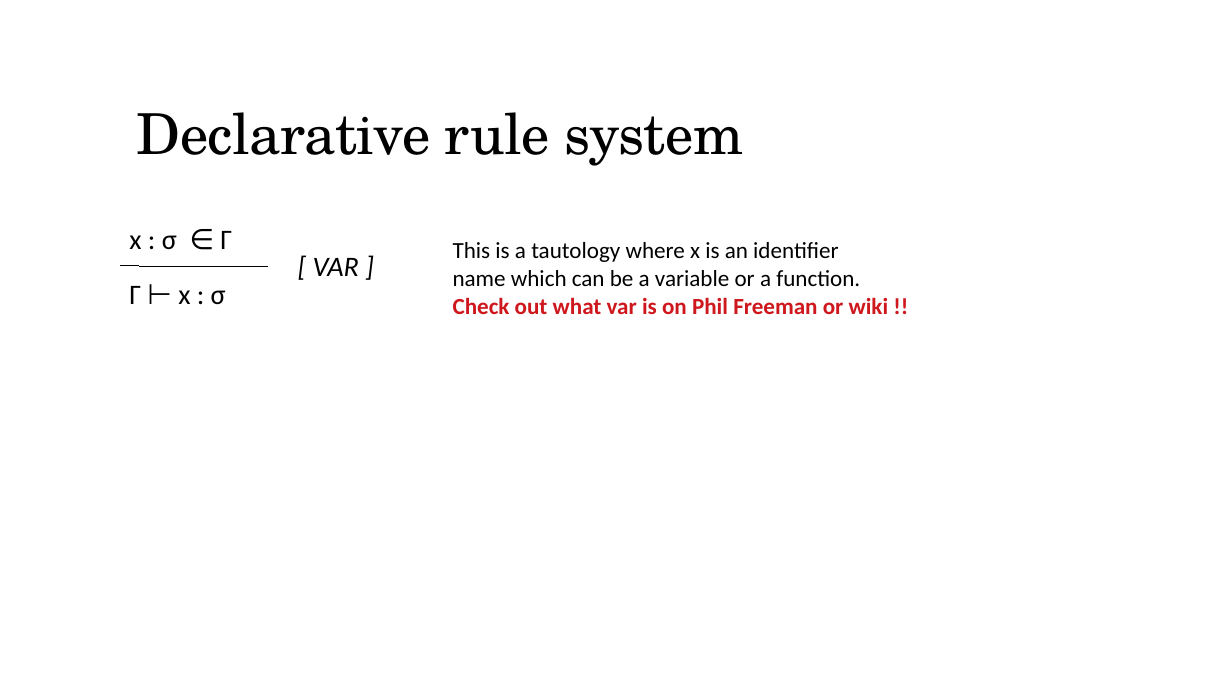
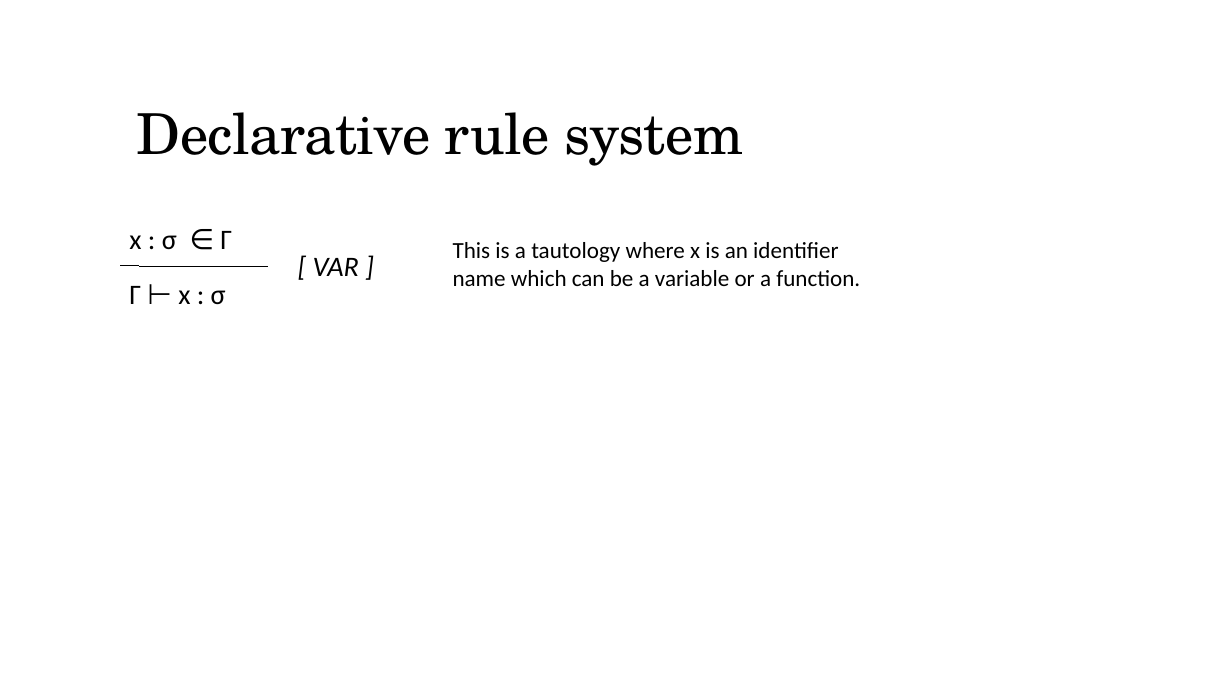
Before and after one commit to O136/Hindley-Milner-type-system, a slide deck: slide 20 of slides/Type Inference.odp. Drawn at 1232x693 pixels with LibreOffice and Linux fonts; fonts in the diff are those of the drawing. Boxes give left, top, right and bottom in pixels: in the first picture for what was removed or moved away, otherwise in the second. Text is boxed around its words. In the diff, an @@ line names an element or a change of style, - is before the commit and + after.

```diff
--- a/slides/Type Inference.odp
+++ b/slides/Type Inference.odp
@@ text at (453, 297, 889, 314): paragraph removed @@
-Check out what var is on Phil Freeman or wiki !!
```
Also in this commit, not shown: 2 other slides changed, 2 slides removed.
